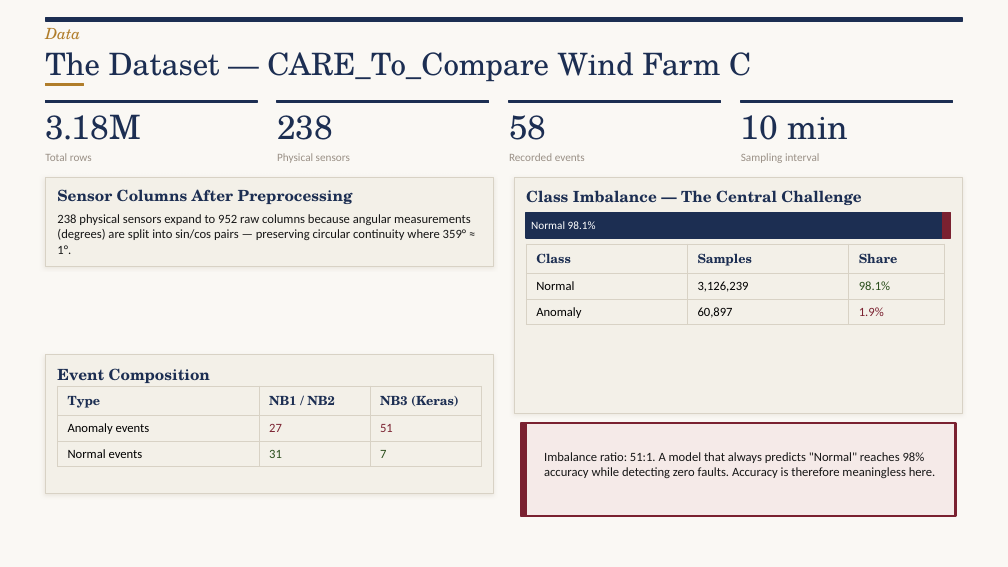
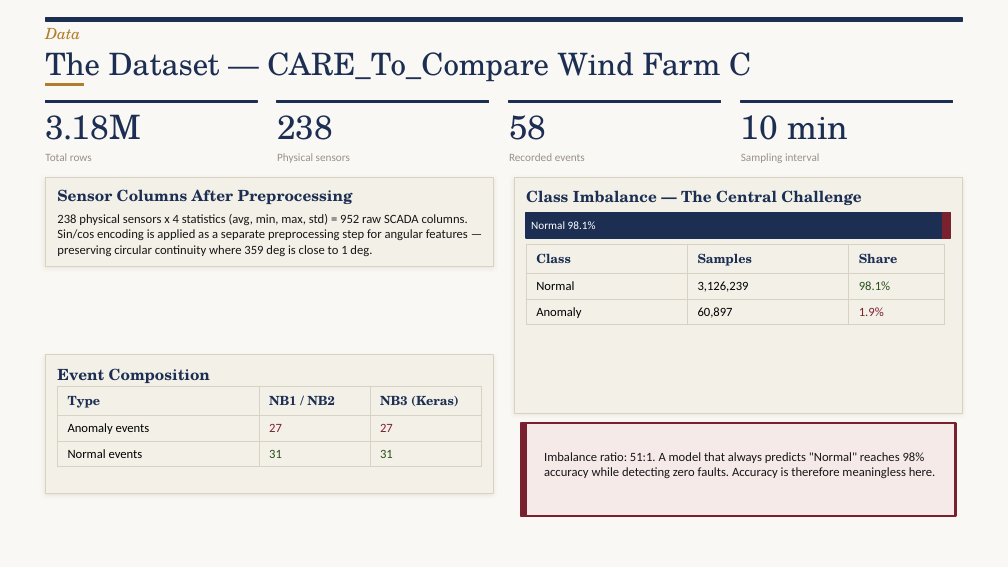
Before and after one commit to Thiago-Heleno/IC_Thiago-Heleno_Wind_Turbines, a slide deck: slide 3 of slides/wind_turbine_anomaly_detection_fixed.pptx. Drawn at 1008x567 pixels with LibreOffice and Linux fonts; fonts in the diff are those of the drawing. Boxes give left, top, right and bottom in pixels: in the first picture for what was removed or moved away, otherwise in the second. Text is boxed around its words. In the diff, an @@ line names an element or a change of style, - is before the commit and + after.

```diff
--- a/slides/wind_turbine_anomaly_detection_fixed.pptx
+++ b/slides/wind_turbine_anomaly_detection_fixed.pptx
@@ text at bbox=[57, 214, 468, 256]: text changed @@
-238 physical sensors expand to 952 raw columns because angular measurements (degrees) are split into sin/cos pairs — preserving circular continuity where 359° ≈ 1°.
+238 physical sensors x 4 statistics (avg, min, max, std) = 952 raw SCADA columns. Sin/cos encoding is applied as a separate preprocessing step for angular features — preserving circular continuity where 359 deg is close to 1 deg.
@@ table at bbox=[57, 386, 481, 462] @@
-row 2, column 3: 51
+row 2, column 3: 27
-row 3, column 3: 7
+row 3, column 3: 31
```
Also in this commit, not shown: 35 other files.
